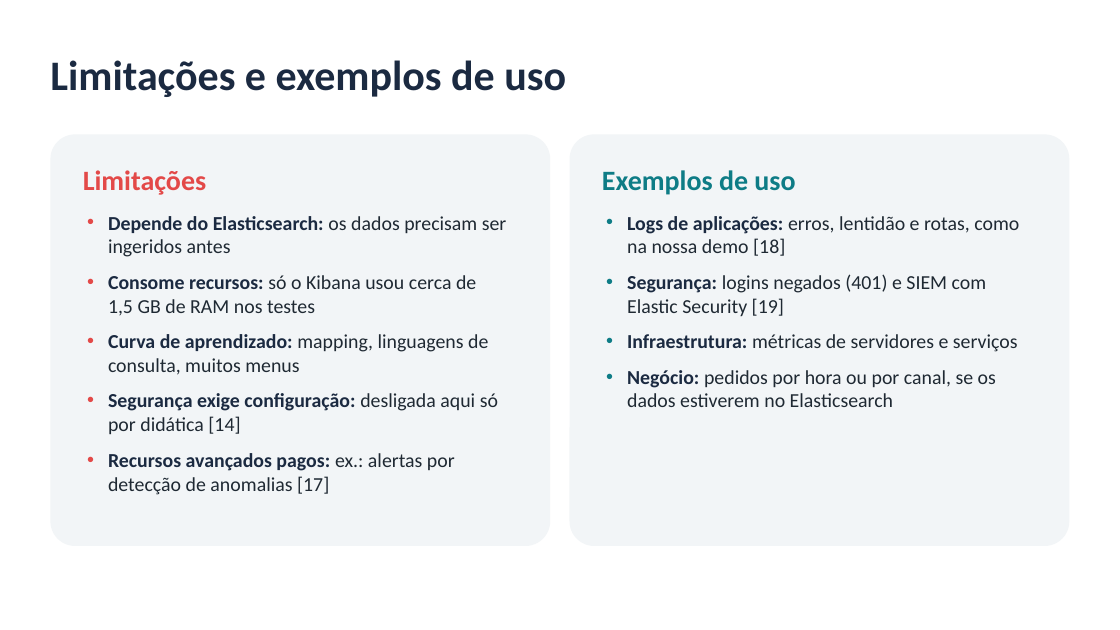
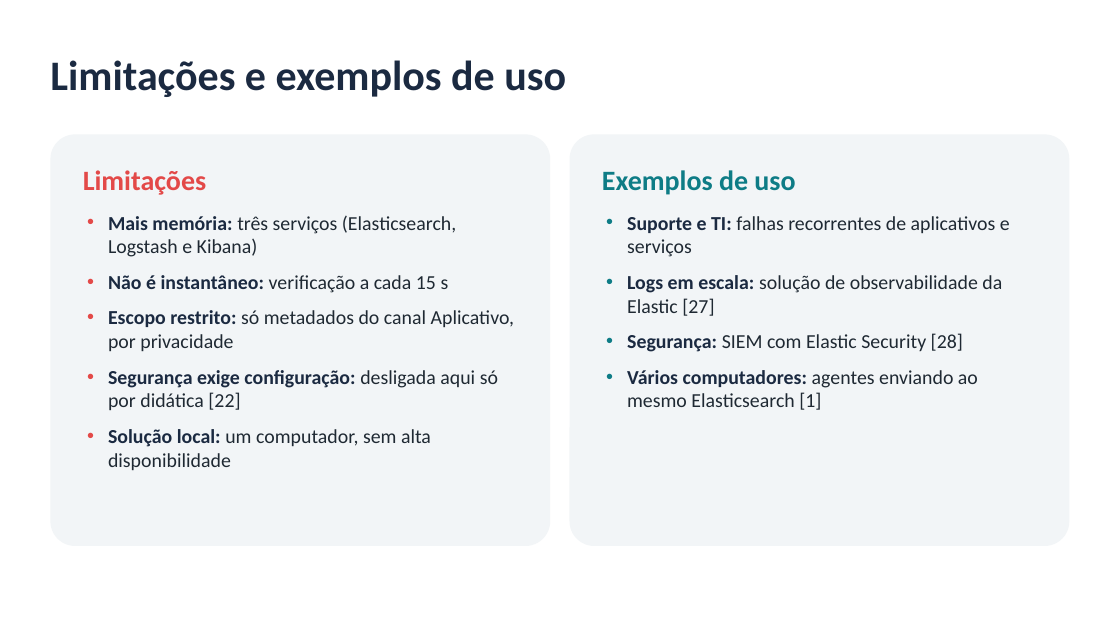
Before and after one commit to LuidyOn/Seminario_Kibana, a slide deck: slide 11 of slides/seminario_kibana.pptx (slide 10 before the commit). Drawn at 1120x630 pixels with LibreOffice and Linux fonts; fonts in the diff are those of the drawing. Boxes give left, top, right and bottom in pixels: in the first picture for what was removed or moved away, otherwise in the second. Text is boxed around its words. In the diff, an @@ line names an element or a change of style, - is before the commit and + after.

Commit message:
Atualiza documentação e slides para a demonstração com eventos reais
- README, conteúdo do seminário, roteiros e referências passam a
  descrever o fluxo Windows -> coletor -> Logstash -> Elasticsearch ->
  Kibana, com o que é e o que não é coletado
- Roteiro da demonstração com checklist de primeira validação no
  computador da apresentação, diagnóstico e contingência
- Apresentação regenerada: 12 slides editáveis, só com formas nativas,
  sem imagens nem dados reais

Os arquivos da demonstração anterior, com dados fictícios, permanecem
no repositório até a validação completa do novo fluxo.

```diff
--- a/slides/seminario_kibana.pptx
+++ b/slides/seminario_kibana.pptx
@@ text in rounded rectangle at bbox=[108, 216, 515, 470]: text changed @@
-• Depende do Elasticsearch: os dados precisam ser ingeridos antes
-• Consome recursos: só o Kibana usou cerca de 1,5 GB de RAM nos testes
-• Curva de aprendizado: mapping, linguagens de consulta, muitos menus
-• Segurança exige configuração: desligada aqui só por didática [14]
-• Recursos avançados pagos: ex.: alertas por detecção de anomalias [17]
+• Mais memória: três serviços (Elasticsearch, Logstash e Kibana)
+• Não é instantâneo: verificação a cada 15 s
+• Escopo restrito: só metadados do canal Aplicativo, por privacidade
+• Segurança exige configuração: desligada aqui só por didática [22]
+• Solução local: um computador, sem alta disponibilidade
@@ text in rounded rectangle at bbox=[627, 216, 1010, 410]: text changed @@
-• Logs de aplicações: erros, lentidão e rotas, como na nossa demo [18]
-• Segurança: logins negados (401) e SIEM com Elastic Security [19]
-• Infraestrutura: métricas de servidores e serviços
-• Negócio: pedidos por hora ou por canal, se os dados estiverem no Elasticsearch
+• Suporte e TI: falhas recorrentes de aplicativos e serviços
+• Logs em escala: solução de observabilidade da Elastic [27]
+• Segurança: SIEM com Elastic Security [28]
+• Vários computadores: agentes enviando ao mesmo Elasticsearch [1]
```
Also in this commit, not shown: 6 other slides changed, 5 slides added, 5 slides removed, 6 other files.
